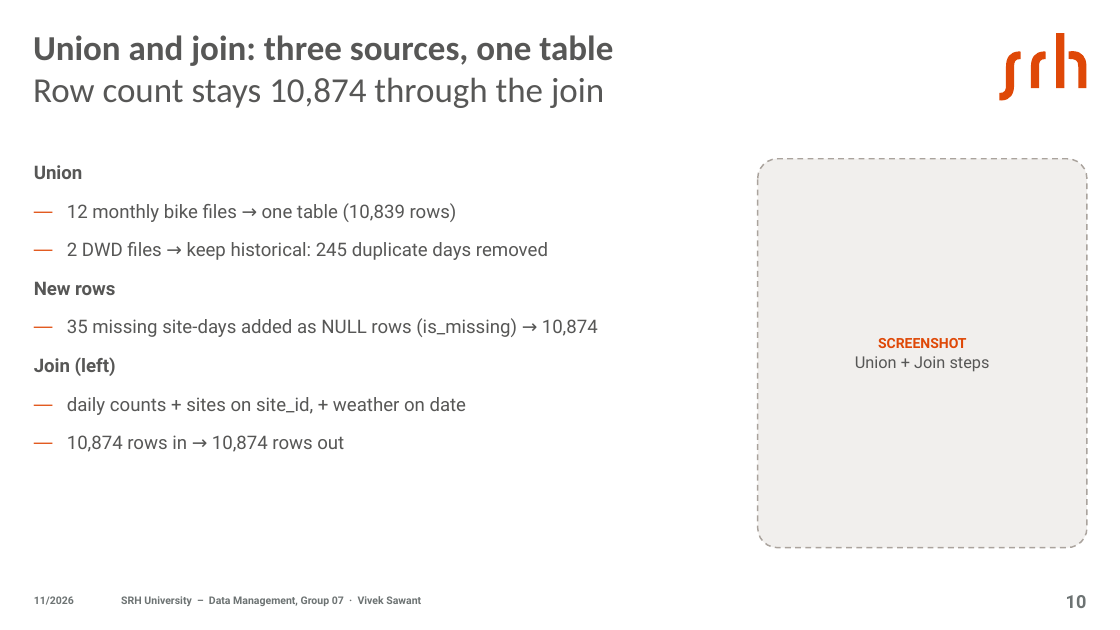
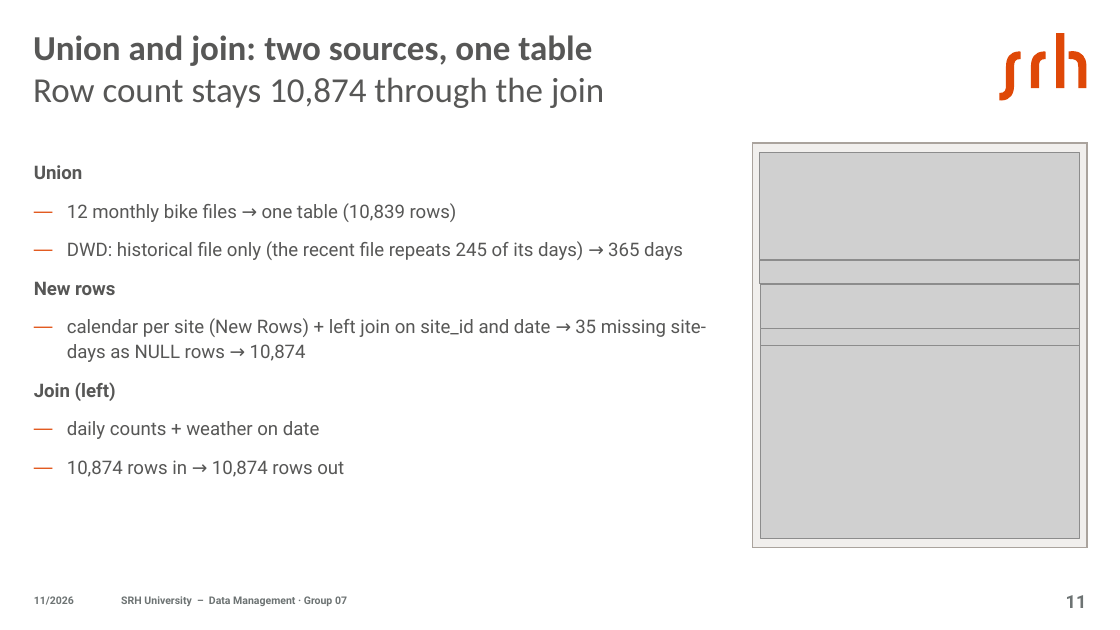
Before and after one commit to jasmeetkaurpelia/dm-project-group-07, a slide deck: slide 11 of slides/DM_Group07_Presentation.pptx (slide 10 before the commit). Drawn at 1120x630 pixels with LibreOffice and Linux fonts; fonts in the diff are those of the drawing; grey boxes stand for pictures. Boxes give left, top, right and bottom in pixels: in the first picture for what was removed or moved away, otherwise in the second. Text is boxed around its words. In the diff, an @@ line names an element or a change of style, - is before the commit and + after.

```diff
--- a/slides/DM_Group07_Presentation.pptx
+++ b/slides/DM_Group07_Presentation.pptx
@@ title at (33,35,604,108): text changed; bold off @@
-Union and join: three sources, one table
-Row count stays 10,874 through the join
+Union and join: two sources, one table
+Row count stays 10,874 through the join
@@ rectangle: place and size @@
-rectangle at (758,159,1087,548)
+rectangle at (753,143,1087,548)
@@ rectangle at (753,143,1087,548): rounded rectangle to rectangle; outline #AAA39D 1.25 pt dashed to #AAA39D 1.25 pt @@
@@ text at (67,241,683,260): text changed @@
-  — 2 DWD files → keep historical: 245 duplicate days removed
+  — DWD: historical file only (the recent file repeats 245 of its days) → 365 days
@@ group added at (760,152,1080,539): 5 pictures @@
@@ text at (67,318,706,362): text changed @@
-  — 35 missing site-days added as NULL rows (is_missing) → 10,874
+  — calendar per site (New Rows) + left join on site_id and date → 35 missing site-days as NULL rows → 10,874
@@ text removed at (855,338,990,372) @@
-SCREENSHOT
-Union + Join steps
@@ text at (34,382,116,401): list level 1 to 2 in "Join (left)" @@
@@ text at (67,421,320,439): text changed @@
-  — daily counts + sites on site_id, + weather on date
+  — daily counts + weather on date
@@ text at (121,596,347,606): text changed @@
-SRH University – Data Management, Group 07 · Vivek Sawant
+SRH University – Data Management · Group 07
@@ page number at (1066,595,1087,608): text changed @@
-10
+11
```
Also in this commit, not shown: 12 other slides changed, 3 slides added, 1 slide removed.
